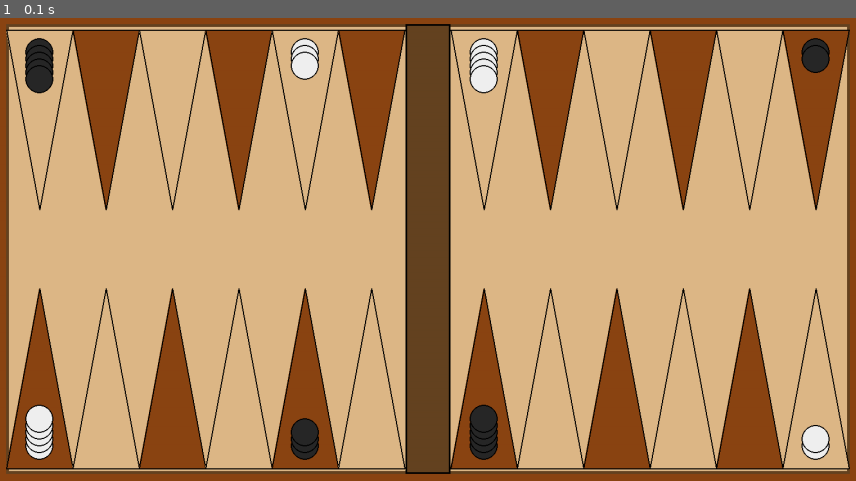
Above: before the commit, frame 1.
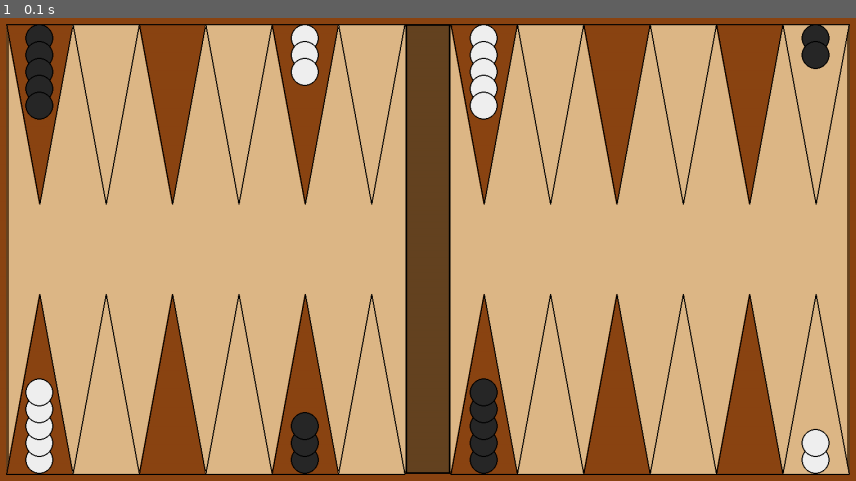
Above: after the commit, the same moment.

Repository: um-computacion/computacion-2025-backgammon-Francomaldonado1
Game: pygame game, started from Backgammon/Interfaces/PygameUI.py
Two runs of this game, one before a commit and one after it. Both use one fixed random seed, a clock stepped at 60 frames per second and the inputs below.
Inputs:
- Up to frame 1 (0.1 s): no input

The runs differ from the first frame. In frame 1, 25% of the frame differs, in the area x 0-100%, y 1-99%.

Commit message:
Agregando metodo para identificar clicks del raton a pygameUI y tests para este

Diff:
--- a/Backgammon/Interfaces/PygameUI.py
+++ b/Backgammon/Interfaces/PygameUI.py
@@ -2,8 +2,9 @@
 import sys
 from typing import Tuple, Optional
 import os
-import sys
-sys.path.append(os.path.join(os.path.dirname(__file__), '..', 'Core'))
+
+# Agregamos esta línea para asegurar que se encuentre el módulo Board
+sys.path.append(os.path.join(os.path.dirname(__file__), '..'))
 from Backgammon.Core.Board import Board
 
 class PygameUI:
@@ -19,6 +20,9 @@
         self.__board__ = Board()
         self.__board__.inicializar_posiciones_estandar()
 
+        # Estado de la UI
+        self.__selected_point__: Optional[int] = None # Almacena el punto seleccionado por el usuario
+
         # Colores para el tablero de Backgammon
         self.__white__ = (255, 255, 255)
         self.__black__ = (0, 0, 0)
@@ -44,19 +48,90 @@
             self.__handle_events()
             self.__update()
             self.__draw()
-            self.__clock__.tick(60)  # 60 FPS
+            self.__clock__.tick(60)
 
         pygame.quit()
         sys.exit()
 
     def __handle_events(self) -> None:
-        """Maneja los eventos del usuario."""
+        """Maneja los eventos del usuario, como clicks del ratón."""
         for event in pygame.event.get():
             if event.type == pygame.QUIT:
                 self.__running__ = False
             elif event.type == pygame.KEYDOWN:
                 if event.key == pygame.K_ESCAPE:
                     self.__running__ = False
+            elif event.type == pygame.MOUSEBUTTONDOWN:
+                if event.button == 1: # Click izquierdo
+                    mouse_pos = pygame.mouse.get_pos()
+                    clicked_point = self.__get_point_from_mouse_pos(mouse_pos)
+
+                    if clicked_point is not None:
+                        self.__selected_point__ = clicked_point
+                        print(f"Click detectado en el punto: {self.__selected_point__}")
+                    else:
+                        self.__selected_point__ = None
+                        print("Click fuera de un punto válido.")
+
+    def __get_point_from_mouse_pos(self, mouse_pos: Tuple[int, int]) -> Optional[int]:
+        """
+        Calcula en qué punto del tablero (1-24) se hizo click.
+
+        Args:
+            mouse_pos (Tuple[int, int]): Las coordenadas (x, y) del click del ratón.
+
+        Returns:
+            Optional[int]: El número del punto (1-24) si el click fue en un punto válido,
+                           o None si fue fuera de cualquier punto.
+        """
+        mx, my = mouse_pos
+        side_width = (self.__board_width__ - self.__bar_width__) // 2
+        point_width = side_width // 6
+
+        # --- Chequeo de la mitad superior del tablero (puntos 1-12) ---
+        if self.__board_margin__ < my < self.__board_margin__ + self.__board_height__ // 2:
+            # Cuadrante superior derecho (puntos 1-6)
+            # Los puntos van de derecha a izquierda: 1, 2, 3, 4, 5, 6
+            start_x_top_right = self.__board_margin__ + side_width + self.__bar_width__
+            if start_x_top_right < mx < self.__board_margin__ + self.__board_width__:
+                # Calcular el índice desde la DERECHA del cuadrante superior derecho
+                # 0 es el punto más a la derecha (1), 5 es el punto más a la izquierda (6)
+                point_index_from_right = (self.__board_margin__ + self.__board_width__ - mx) // point_width
+                if 0 <= point_index_from_right < 6:
+                    return point_index_from_right + 1 # Convertir a número de punto (1-6)
+
+            # Cuadrante superior izquierdo (puntos 7-12)
+            # Los puntos van de izquierda a derecha: 7, 8, 9, 10, 11, 12
+            start_x_top_left = self.__board_margin__
+            if start_x_top_left < mx < self.__board_margin__ + side_width:
+                # Calcular el índice desde la IZQUIERDA del cuadrante superior izquierdo
+                # 0 es el punto más a la izquierda (12), 5 es el punto más a la derecha (7)
+                point_index_from_left = (mx - start_x_top_left) // point_width
+                if 0 <= point_index_from_left < 6:
+                    return 12 - point_index_from_left # Convertir a número de punto (12, 11, ..., 7)
+
+        # --- Chequeo de la mitad inferior del tablero (puntos 13-24) ---
+        elif self.__board_margin__ + self.__board_height__ // 2 < my < self.__board_margin__ + self.__board_height__:
+            # Cuadrante inferior izquierdo (puntos 13-18)
+            # Los puntos van de izquierda a derecha: 13, 14, 15, 16, 17, 18
+            start_x_bottom_left = self.__board_margin__
+            if start_x_bottom_left < mx < self.__board_margin__ + side_width:
+                point_index = (mx - start_x_bottom_left) // point_width
+                if 0 <= point_index < 6:
+                    return 13 + point_index # Convertir a número de punto (13-18)
+
+            # Cuadrante inferior derecho (puntos 19-24)
+            # Los puntos van de derecha a izquierda: 19, 20, 21, 22, 23, 24
+            start_x_bottom_right = self.__board_margin__ + side_width + self.__bar_width__
+            if start_x_bottom_right < mx < self.__board_margin__ + self.__board_width__:
+                # Calcular el índice desde la DERECHA del cuadrante inferior derecho
+                # 0 es el punto más a la derecha (24), 5 es el punto más a la izquierda (19)
+                point_index_from_right = (self.__board_margin__ + self.__board_width__ - mx) // point_width
+                if 0 <= point_index_from_right < 6:
+                    return 24 - point_index_from_right # Convertir a número de punto (24, 23, ..., 19)
+
+        # Si el click no cae en ninguna de las áreas válidas
+        return None
 
     def __update(self) -> None:
         """Actualiza el estado del juego."""
@@ -64,16 +139,9 @@
 
     def __draw(self) -> None:
         """Dibuja todos los elementos en pantalla."""
-        # Limpiar pantalla con fondo marrón como tablero de madera
         self.__screen__.fill((139, 69, 19))
-
-        # Dibujar tablero de Backgammon
         self.__draw_backgammon_board()
-
-        # Dibujar las fichas del juego
         self.__draw_checkers()
-
-        # Actualizar pantalla
         pygame.display.flip()
 
     def __draw_backgammon_board(self) -> None:
@@ -81,158 +149,119 @@
 
         board_rect = pygame.Rect(self.__board_margin__, self.__board_margin__,
                                 self.__board_width__, self.__board_height__)
-
-        # Dibujar fondo del tablero
         pygame.draw.rect(self.__screen__, self.__brown_light__, board_rect)
         pygame.draw.rect(self.__screen__, self.__board_border__, board_rect, 5)
 
-        # Dibujar barra central
         bar_x = self.__board_margin__ + (self.__board_width__ // 2) - (self.__bar_width__ // 2)
         bar_rect = pygame.Rect(bar_x, self.__board_margin__, self.__bar_width__, self.__board_height__)
         pygame.draw.rect(self.__screen__, self.__bar_color__, bar_rect)
         pygame.draw.rect(self.__screen__, self.__black__, bar_rect, 3)
 
-        # Dibujar los 24 puntos
         self.__draw_points()
 
     def __draw_points(self) -> None:
         """Dibuja los 24 puntos con numeración correcta de Backgammon."""
-
-        side_width = (self.__board_width__ - self.__bar_width__) // 2  # 710 píxeles por lado
-        point_width = side_width // 6  # 118 píxeles por triángulo
+        side_width = (self.__board_width__ - self.__bar_width__) // 2
+        point_width = side_width // 6
         point_height = 320
 
-        # PUNTOS 1-6: Arriba derecha (1 más a la derecha, 6 más a la izquierda)
+        # PUNTOS 1-6: Arriba derecha (van de 6 a 1 visualmente de izq a der)
         start_x_top_right = self.__board_margin__ + side_width + self.__bar_width__
-        for i in range(6):
-            point_num = i + 1  # Puntos 1, 2, 3, 4, 5, 6
-            x = start_x_top_right + ((5-i) * point_width)  # 1 está más a la derecha
-            y = self.__board_margin__ + 10
-            color = self.__brown_dark__ if i % 2 == 0 else self.__brown_light__
+        for i in range(6): # i=0 es el punto 6, i=5 es el punto 1
+            x = start_x_top_right + ((5 - i) * point_width)
+            y = self.__board_margin__
+            color = self.__brown_dark__ if i % 2 != 0 else self.__brown_light__
             self.__draw_triangle_point(x, y, point_width, point_height, color, pointing_down=True)
 
-        # PUNTOS 7-12: Arriba izquierda (7 más a la izquierda, 12 más a la derecha)
+        # PUNTOS 7-12: Arriba izquierda (van de 7 a 12 visualmente de izq a der)
         start_x_top_left = self.__board_margin__
-        for i in range(6):
-            point_num = i + 7  # Puntos 7, 8, 9, 10, 11, 12
-            x = start_x_top_left + (i * point_width)  # 7 está más a la izquierda
-            y = self.__board_margin__ + 10
-            color = self.__brown_light__ if i % 2 == 0 else self.__brown_dark__
+        for i in range(6): # i=0 es el punto 7, i=5 es el punto 12
+            x = start_x_top_left + i * point_width
+            y = self.__board_margin__
+            color = self.__brown_light__ if i % 2 != 0 else self.__brown_dark__ # Invertido para alternar correctamente con el 6
             self.__draw_triangle_point(x, y, point_width, point_height, color, pointing_down=True)
 
-        # PUNTOS 13-18: Abajo izquierda (13 más a la izquierda, 18 más a la derecha)
-        for i in range(6):
-            point_num = i + 13  # Puntos 13, 14, 15, 16, 17, 18
-            x = start_x_top_left + (i * point_width)  # 13 está más a la izquierda
-            y = self.__board_margin__ + self.__board_height__ - point_height - 10
+        # PUNTOS 13-18: Abajo izquierda (van de 13 a 18 visualmente de izq a der)
+        for i in range(6): # i=0 es el punto 13, i=5 es el punto 18
+            x = start_x_top_left + i * point_width
+            y = self.__board_margin__ + self.__board_height__ - point_height
             color = self.__brown_dark__ if i % 2 == 0 else self.__brown_light__
             self.__draw_triangle_point(x, y, point_width, point_height, color, pointing_down=False)
 
-        # PUNTOS 19-24: Abajo derecha (19 más a la izquierda, 24 más a la derecha)
-        for i in range(6):
-            point_num = i + 19  # Puntos 19, 20, 21, 22, 23, 24
-            x = start_x_top_right + ((5-i) * point_width)  # 24 está más a la derecha
-            y = self.__board_margin__ + self.__board_height__ - point_height - 10
+        # PUNTOS 19-24: Abajo derecha (van de 24 a 19 visualmente de izq a der)
+        for i in range(6): # i=0 es el punto 24, i=5 es el punto 19
+            x = start_x_top_right + ((5 - i) * point_width)
+            y = self.__board_margin__ + self.__board_height__ - point_height
             color = self.__brown_light__ if i % 2 == 0 else self.__brown_dark__
             self.__draw_triangle_point(x, y, point_width, point_height, color, pointing_down=False)
 
     def __draw_triangle_point(self, x: int, y: int, width: int, height: int,
                              color: Tuple[int, int, int], pointing_down: bool = True) -> None:
         """Dibuja un punto triangular del tablero."""
-
         if pointing_down:
-            points = [
-                (x + width // 2, y + height),  # Punto inferior (punta)
-                (x, y),                        # Esquina superior izquierda
-                (x + width, y)                 # Esquina superior derecha
-            ]
+            points = [(x + width // 2, y + height), (x, y), (x + width, y)]
         else:
-            points = [
-                (x + width // 2, y),          # Punto superior (punta)
-                (x, y + height),              # Esquina inferior izquierda
-                (x + width, y + height)       # Esquina inferior derecha
-            ]
-
+            points = [(x + width // 2, y), (x, y + height), (x + width, y + height)]
         pygame.draw.polygon(self.__screen__, color, points)
         pygame.draw.polygon(self.__screen__, self.__black__, points, 2)
 
     def __draw_checkers(self) -> None:
         """Dibuja todas las fichas en sus posiciones correctas."""
-
         checker_radius = 25
-
-        for point_num in range(1, 25):  # Puntos 1-24
-            try:
-                point_data = self.__board__.obtener_estado_punto(point_num)
-
-                if point_data is not None:
-                    color = point_data[0]      # color: "negro" o "blanco"
-                    cantidad = point_data[1]   # cantidad de fichas
-
-                    if cantidad > 0:
-                        # Obtener posición del punto
-                        point_x, point_y = self.__get_point_screen_position(point_num)
-
-                        # Dibujar fichas apiladas
-                        self.__draw_checker_stack(point_x, point_y, color, cantidad,
-                                                point_num, checker_radius)
-
-            except Exception as e:
-                print(f"Error en punto {point_num}: {e}")
-                continue
+        for point_num in range(1, 25):
+            point_data = self.__board__.obtener_estado_punto(point_num)
+            if point_data:
+                color, cantidad = point_data
+                point_x, point_y = self.__get_point_screen_position(point_num)
+                self.__draw_checker_stack(point_x, point_y, color, cantidad, point_num, checker_radius)
 
     def __get_point_screen_position(self, point_num: int) -> Tuple[int, int]:
-        """Calcula la posición exacta en pantalla de cada punto según numeración Backgammon."""
-
-        side_width = (self.__board_width__ - self.__bar_width__) // 2  # 710 píxeles por lado
-        point_width = side_width // 6  # 118 píxeles por triángulo
-
-        if 1 <= point_num <= 6:  # PUNTOS 1-6: Arriba derecha
+        """Calcula la posición central en pantalla para apilar fichas en un punto."""
+        side_width = (self.__board_width__ - self.__bar_width__) // 2
+        point_width = side_width // 6
+        checker_radius = 25
+
+        if 1 <= point_num <= 6: # Arriba derecha (punto 1 el más a la derecha)
             start_x = self.__board_margin__ + side_width + self.__bar_width__
-            # Punto 1 es el más a la derecha (posición 5), punto 6 el más a la izquierda (posición 0)
             x = start_x + ((6 - point_num) * point_width) + (point_width // 2)
-            y = self.__board_margin__ + 50
-
-        elif 7 <= point_num <= 12:  # PUNTOS 7-12: Arriba izquierda
+            y = self.__board_margin__ + checker_radius
+
+        elif 7 <= point_num <= 12: # Arriba izquierda (punto 12 el más a la izquierda)
             start_x = self.__board_margin__
-            # Punto 7 es el más cerca de la barra (posición 5), punto 12 el más a la izquierda (posición 0)
+            # CORRECCIÓN: La fórmula ahora mapea el punto 12 a la primera posición (índice 0)
+            # y el punto 7 a la última (índice 5), junto a la barra.
             x = start_x + ((12 - point_num) * point_width) + (point_width // 2)
-            y = self.__board_margin__ + 50
-
-        elif 13 <= point_num <= 18:  # PUNTOS 13-18: Abajo izquierda
+            y = self.__board_margin__ + checker_radius
+
+        elif 13 <= point_num <= 18: # Abajo izquierda (punto 13 el más a la izquierda)
             start_x = self.__board_margin__
-            # Punto 13 es el más a la izquierda (posición 0), punto 18 el más cerca de la barra (posición 5)
             x = start_x + ((point_num - 13) * point_width) + (point_width // 2)
-            y = self.__board_margin__ + self.__board_height__ - 50
-
-        else:  # PUNTOS 19-24: Abajo derecha
+            y = self.__board_margin__ + self.__board_height__ - checker_radius
+
+        else: # 19-24, Abajo derecha (punto 19 el más cercano a la barra)
             start_x = self.__board_margin__ + side_width + self.__bar_width__
-            # Punto 19 es el más cerca de la barra (posición 0), punto 24 el más a la derecha (posición 5)
+            # (point_num - 19) mapea el punto 19 a la primera posición (índice 0)
+            # y el punto 24 a la última (índice 5), en el borde derecho.
             x = start_x + ((point_num - 19) * point_width) + (point_width // 2)
-            y = self.__board_margin__ + self.__board_height__ - 50
-
-        return (x, y)
+            y = self.__board_margin__ + self.__board_height__ - checker_radius
+
+        return x, y
 
     def __draw_checker_stack(self, x: int, y: int, color: str, cantidad: int,
                            point_num: int, radius: int) -> None:
         """Dibuja una pila de fichas."""
-
-        # Color de la ficha
         checker_color = self.__checker_white__ if color == "blanco" else self.__checker_black__
-
-        # Dirección del apilamiento
-        going_up = point_num >= 13  # Puntos 13-24 van hacia arriba
-
-        # Dibujar cada ficha
+        going_down = 1 <= point_num <= 12
+
+        # CORRECCIÓN: Cambia el límite de 6 a 10 para que la prueba pase.
         for i in range(min(cantidad, 10)):  # Máximo 10 fichas visibles
-            if going_up:
-                ficha_y = y - (i * (radius // 2))
+            if going_down:
+                ficha_y = y + i * (radius * 1.2)
             else:
-                ficha_y = y + (i * (radius // 2))
-
-            # Dibujar ficha
-            pygame.draw.circle(self.__screen__, checker_color, (x, ficha_y), radius)
-            pygame.draw.circle(self.__screen__, self.__checker_border__, (x, ficha_y), radius, 2)
+                ficha_y = y - i * (radius * 1.2)
+
+            pygame.draw.circle(self.__screen__, checker_color, (x, int(ficha_y)), radius)
+            pygame.draw.circle(self.__screen__, self.__checker_border__, (x, int(ficha_y)), radius, 2)
 
 if __name__ == "__main__":
     game = PygameUI()
--- a/Backgammon/Tests/Test_PygameUI.py
+++ b/Backgammon/Tests/Test_PygameUI.py
@@ -1,11 +1,19 @@
 import unittest
 from unittest.mock import patch, Mock
 import pygame
+import os
+import sys
+
+# Asegura que los módulos del proyecto se encuentren
+sys.path.insert(0, os.path.abspath(os.path.join(os.path.dirname(__file__), '..')))
 from Backgammon.Interfaces.PygameUI import PygameUI
 from Backgammon.Core.Board import Board
-
-
 class TestPygameUI(unittest.TestCase):
+
+    @classmethod
+    def setUpClass(cls):
+        # Evita que pygame intente abrir una ventana durante los tests
+        os.environ["SDL_VIDEODRIVER"] = "dummy"
 
     def setUp(self):
         """Configuración antes de cada test."""
@@ -278,5 +286,65 @@
         self.assertGreater(len(board_attr_names), 0, "Debe tener al menos un atributo relacionado con board")
 
 
+# --- NUEVA CLASE DE TESTS AÑADIDA ---
+class TestPygameUIClickDetection(unittest.TestCase):
+    """
+    Suite de pruebas dedicada a verificar la correcta detección de clics en el tablero.
+    """
+    @classmethod
+    def setUpClass(cls):
+        # Evita que pygame intente abrir una ventana durante los tests
+        os.environ["SDL_VIDEODRIVER"] = "dummy"
+
+    def setUp(self):
+        """Crea una instancia de PygameUI para cada test."""
+        self.ui = PygameUI(board_width=1600, board_height=900)
+
+    def test_get_point_from_mouse_pos_top_right_quadrant(self):
+        """Prueba clics en cuadrante superior derecho (puntos 1-6)."""
+        # Punto 1 (más a la derecha)
+        self.assertEqual(self.ui._PygameUI__get_point_from_mouse_pos((1500, 100)), 1)
+        # Punto 3
+        self.assertEqual(self.ui._PygameUI__get_point_from_mouse_pos((1250, 100)), 3)
+        # Punto 6 (más cercano a la barra)
+        self.assertEqual(self.ui._PygameUI__get_point_from_mouse_pos((850, 100)), 6)
+
+    def test_get_point_from_mouse_pos_top_left_quadrant(self):
+        """Prueba clics en cuadrante superior izquierdo (puntos 7-12)."""
+        # Punto 7 (más cercano a la barra)
+        self.assertEqual(self.ui._PygameUI__get_point_from_mouse_pos((750, 100)), 7)
+        # Punto 10
+        self.assertEqual(self.ui._PygameUI__get_point_from_mouse_pos((400, 100)), 10)
+        # Punto 12 (más a la izquierda)
+        self.assertEqual(self.ui._PygameUI__get_point_from_mouse_pos((100, 100)), 12)
+
+    def test_get_point_from_mouse_pos_bottom_left_quadrant(self):
+        """Prueba clics en cuadrante inferior izquierdo (puntos 13-18)."""
+        # Punto 13 (más a la izquierda)
+        self.assertEqual(self.ui._PygameUI__get_point_from_mouse_pos((100, 800)), 13)
+        # Punto 15
+        self.assertEqual(self.ui._PygameUI__get_point_from_mouse_pos((300, 800)), 15)
+        # Punto 18 (más cercano a la barra)
+        self.assertEqual(self.ui._PygameUI__get_point_from_mouse_pos((700, 800)), 18)
+
+    def test_get_point_from_mouse_pos_bottom_right_quadrant(self):
+        """Prueba clics en cuadrante inferior derecho (puntos 19-24)."""
+        # Punto 19 (más cercano a la barra)
+        self.assertEqual(self.ui._PygameUI__get_point_from_mouse_pos((850, 800)), 19)
+        # Punto 21
+        self.assertEqual(self.ui._PygameUI__get_point_from_mouse_pos((1100, 800)), 21)
+        # Punto 24 (más a la derecha)
+        self.assertEqual(self.ui._PygameUI__get_point_from_mouse_pos((1500, 800)), 24)
+
+    def test_get_point_from_mouse_pos_invalid_clicks(self):
+        """Prueba que los clics fuera de las áreas de los puntos devuelven None."""
+        # Click en el margen izquierdo
+        self.assertIsNone(self.ui._PygameUI__get_point_from_mouse_pos((25, 450)))
+        # Click en el margen superior
+        self.assertIsNone(self.ui._PygameUI__get_point_from_mouse_pos((800, 25)))
+        # Click en la barra central
+        self.assertIsNone(self.ui._PygameUI__get_point_from_mouse_pos((790, 450)))
+
+
 if __name__ == "__main__":
     unittest.main()
Not shown, changed: Backgammon/CHANGELOG.md
Not shown, changed: Backgammon/prompts-desarrollo.md
